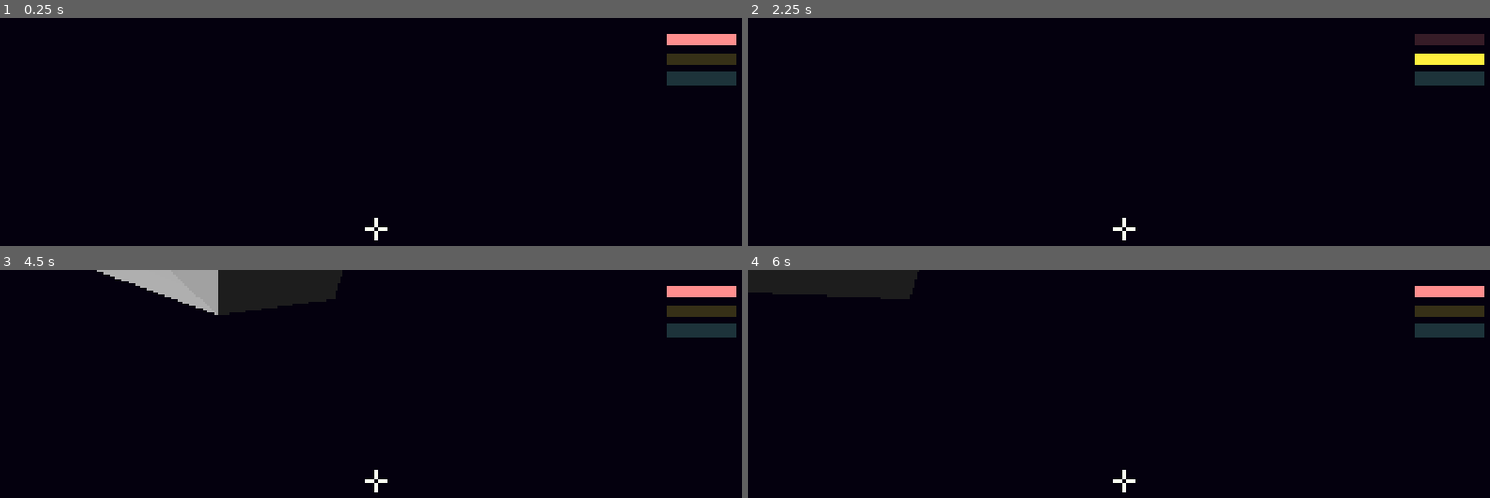
Above: before the commit, frames 1-4 (two rows, left to right).
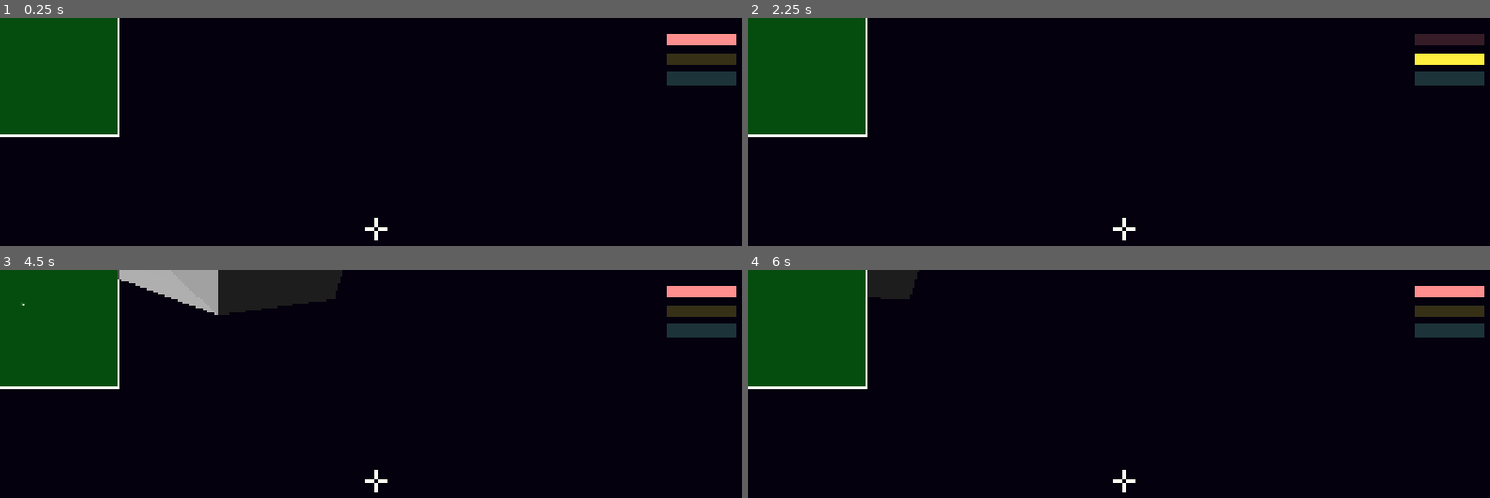
Above: after the commit, the same moments.

Repository: CobraScript/space-platformer
Game: Godot game, scene res://scenes/main.tscn
Same seed, same stepped clock (60 frames per second), same inputs: the game is played once before the commit and once after it.
Inputs (mouse positions are in pixels of both pictures, inside the frame that each line leads up to):
- Up to frame 1 (0.25 s): no input
- Up to frame 2 (2.25 s): tap Enter at 0.5, 2 s; move the mouse to (1163, 227) at 0.52 s; press the mouse at (1163, 227) at 0.53 s; tap Space at 1.25 s; move the mouse to (1089, 230) at 1.27 s; release the mouse at (1089, 230) at 1.28 s; right-click (1089, 230) at 1.35 s; move the mouse to (1141, 220) at 2.02 s; hold Mouse wheel down (throw_speed_down) from 2.03 s (still down)
- Up to frame 3 (4.5 s): tap Space at 2.75, 4.25 s; move the mouse to (363, 488) at 2.77 s; release Mouse wheel down (throw_speed_down) at 2.78 s; tap Mouse wheel up (throw_speed_up) at 2.85 s; tap Enter at 3.5 s; move the mouse to (430, 486) at 3.52 s; press the mouse at (430, 486) at 3.53 s; move the mouse to (319, 475) at 4.27 s; release the mouse at (319, 475) at 4.28 s; right-click (319, 475) at 4.35 s
- Up to frame 4 (6 s): move the mouse to (1133, 482) at 5.02 s; hold Mouse wheel down (throw_speed_down) 5.03-5.78 s; move the mouse to (1096, 472) at 5.77 s; tap Mouse wheel up (throw_speed_up) at 5.85 s

The runs differ from the first frame. In frame 1, 8.4% of the frame differs, in the area x 0-17%, y 0-53%; in frame 2, 8.4%; in frame 3, 8.4%; in frame 4, 8.4%.

Commit message:
Added back camera

Diff:
--- /dev/null
+++ b/assets/back_cam.gdshader
@@ -0,0 +1,7 @@
+shader_type canvas_item;
+
+void fragment() {
+	vec4 color = texture(TEXTURE, UV);
+	color.g += 0.3;
+	COLOR = color;
+}
--- a/scenes/main.tscn
+++ b/scenes/main.tscn
@@ -1,6 +1,7 @@
 [gd_scene format=3 uid="uid://8oi8tc6twahr"]
 
 [ext_resource type="PackedScene" uid="uid://bdvxumcj78myo" path="res://scenes/debris.tscn" id="1_0wfyh"]
+[ext_resource type="Script" uid="uid://bg3g435okufx3" path="res://scripts/main.gd" id="1_jyhfs"]
 [ext_resource type="PackedScene" uid="uid://bcp8d3vsp6rnd" path="res://scenes/player.tscn" id="2_sugp2"]
 [ext_resource type="PackedScene" uid="uid://0ysaefpfdvx8" path="res://scenes/ui.tscn" id="3_sugp2"]
 
@@ -17,6 +18,7 @@
 ambient_light_color = Color(0.11327698, 0.11327698, 0.11327698, 1)
 
 [node name="Main" type="Node3D" unique_id=1168402534]
+script = ExtResource("1_jyhfs")
 
 [node name="Debris" parent="." unique_id=1567341222 instance=ExtResource("1_0wfyh")]
 transform = Transform3D(1, 0, 0, 0, 1, 0, 0, 0, 1, -0.6434506, 0.5390956, -0.53451586)
--- a/scenes/player.tscn
+++ b/scenes/player.tscn
@@ -24,3 +24,9 @@
 [node name="RayCast3D" type="RayCast3D" parent="Camera3D" unique_id=1139863271]
 target_position = Vector3(0, 0, -2)
 collision_mask = 2
+
+[node name="SubViewport" type="SubViewport" parent="." unique_id=1170664980]
+size = Vector2i(300, 300)
+
+[node name="BackCamera" type="Camera3D" parent="SubViewport" unique_id=1233088698]
+transform = Transform3D(-1, 0, 8.742278e-08, 0, 1, 0, -8.742278e-08, 0, -1, 0, 0, 0.5)
--- a/scenes/ui.tscn
+++ b/scenes/ui.tscn
@@ -2,9 +2,16 @@
 
 [ext_resource type="Shader" uid="uid://dva7y8mgogg01" path="res://assets/invert.gdshader" id="1_nt7q6"]
 [ext_resource type="Script" uid="uid://cn10viokb6flb" path="res://scripts/ui.gd" id="1_x4jx1"]
+[ext_resource type="Shader" uid="uid://bq4qjlwgjuf2x" path="res://assets/back_cam.gdshader" id="3_yev5y"]
 
 [sub_resource type="ShaderMaterial" id="ShaderMaterial_c6smh"]
 shader = ExtResource("1_nt7q6")
+
+[sub_resource type="ShaderMaterial" id="ShaderMaterial_oshqu"]
+shader = ExtResource("1_nt7q6")
+
+[sub_resource type="ShaderMaterial" id="ShaderMaterial_x4jx1"]
+shader = ExtResource("3_yev5y")
 
 [node name="UI" type="Control" unique_id=392161742]
 layout_mode = 3
@@ -93,3 +100,25 @@
 offset_right = 190.0
 offset_bottom = 140.0
 color = Color(0.50438434, 1, 0.9231401, 1)
+
+[node name="BackCameraDisplay" type="Control" parent="." unique_id=169819126]
+layout_mode = 1
+anchors_preset = 0
+offset_right = 305.0
+offset_bottom = 305.0
+
+[node name="ColorRect" type="ColorRect" parent="BackCameraDisplay" unique_id=1307611635]
+material = SubResource("ShaderMaterial_oshqu")
+layout_mode = 1
+anchors_preset = 15
+anchor_right = 1.0
+anchor_bottom = 1.0
+grow_horizontal = 2
+grow_vertical = 2
+color = Color(1, 1, 1, 0)
+
+[node name="TextureRect" type="TextureRect" parent="BackCameraDisplay" unique_id=248446200]
+material = SubResource("ShaderMaterial_x4jx1")
+layout_mode = 0
+offset_right = 300.0
+offset_bottom = 300.0
--- /dev/null
+++ b/scripts/main.gd
@@ -0,0 +1,5 @@
+extends Node3D
+
+
+func _process(delta: float) -> void:
+	$UI.set_back_camera_texture($Player.get_back_camera_texture())
--- a/scripts/player.gd
+++ b/scripts/player.gd
@@ -6,15 +6,24 @@
 @export var mass: float
 @export var debris_throw_impulses: Array[float]
 
-@onready var camera: Camera3D = $Camera3D
 @onready var ray: RayCast3D = $Camera3D/RayCast3D
+@onready var back_cam: Camera3D = $SubViewport/BackCamera
+@onready var back_cam_subviewport: SubViewport = $SubViewport
 
 var debris: RigidBody3D
 var throw_speed_index: int = 0
+var back_cam_transform: Transform3D
 
 
 func _ready() -> void:
 	Input.set_mouse_mode(Input.MOUSE_MODE_CAPTURED)
+	back_cam_subviewport.world_3d = get_viewport().world_3d
+	back_cam_transform = back_cam.transform
+
+func _process(delta: float) -> void:
+	var new_transform: Transform3D = transform * back_cam_transform
+	back_cam.basis = new_transform.basis
+	back_cam.position = new_transform.origin
 
 func _physics_process(delta: float) -> void:
 	move_and_slide()
@@ -60,3 +69,6 @@
 		if event.is_action_pressed("throw_speed_down"):
 			throw_speed_index += 1
 		throw_speed_index = clampi(throw_speed_index, 0, 2)
+
+func get_back_camera_texture() -> ViewportTexture:
+	return back_cam_subviewport.get_texture()
--- a/scripts/ui.gd
+++ b/scripts/ui.gd
@@ -20,3 +20,6 @@
 	if throw_speed_index != prev_index:
 		throw_speed_panel.get_child(prev_index).modulate.a = 0.2
 		throw_speed_panel.get_child(throw_speed_index).modulate.a = 1
+
+func set_back_camera_texture(texture: ViewportTexture) -> void:
+	$BackCameraDisplay/TextureRect.texture = texture
Not shown, added: assets/back_cam.gdshader.uid
Not shown, added: scripts/main.gd.uid
